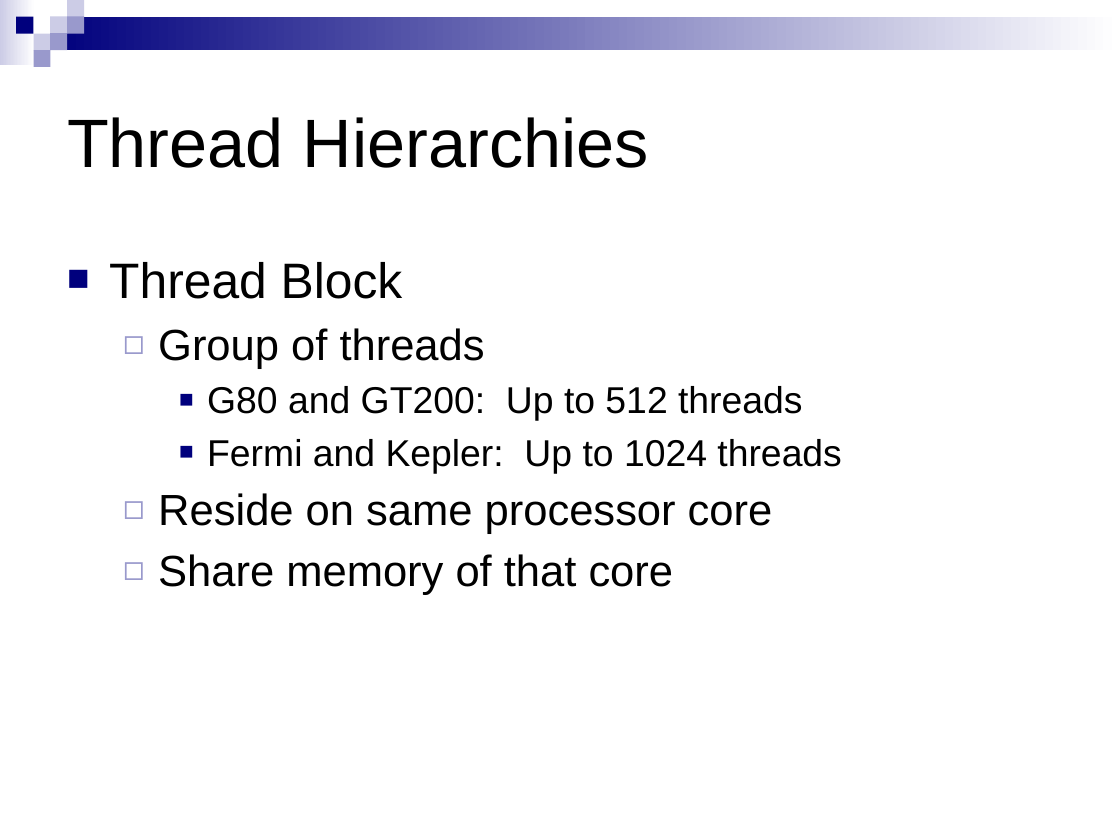
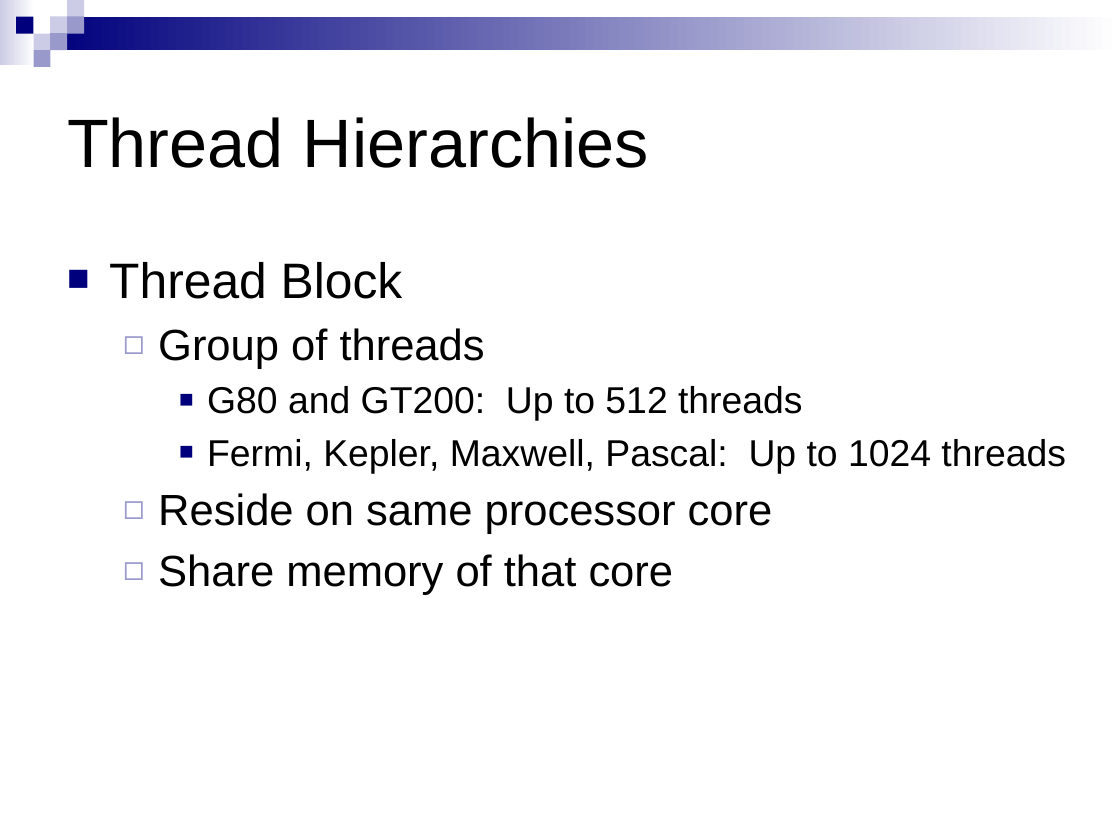
Before and after one commit to CIS565-Fall-2016/cis565-fall-2016.github.io, a slide deck: slide 13 of lectures/1-CUDA-Introduction-1.pptx. Drawn at 1120x840 pixels with LibreOffice and Linux fonts; fonts in the diff are those of the drawing. Boxes give left, top, right and bottom in pixels: in the first picture for what was removed or moved away, otherwise in the second. Text is boxed around its words. In the diff, an @@ line names an element or a change of style, - is before the commit and + after.

```diff
--- a/lectures/1-CUDA-Introduction-1.pptx
+++ b/lectures/1-CUDA-Introduction-1.pptx
@@ text at (x1=207, y1=439, x2=1065, y2=473): text changed @@
-    ■ Fermi and Kepler: Up to 1024 threads
+    ■ Fermi, Kepler, Maxwell, Pascal: Up to 1024 threads
```
Also in this commit, not shown: 5 other slides changed, 1 other file.
